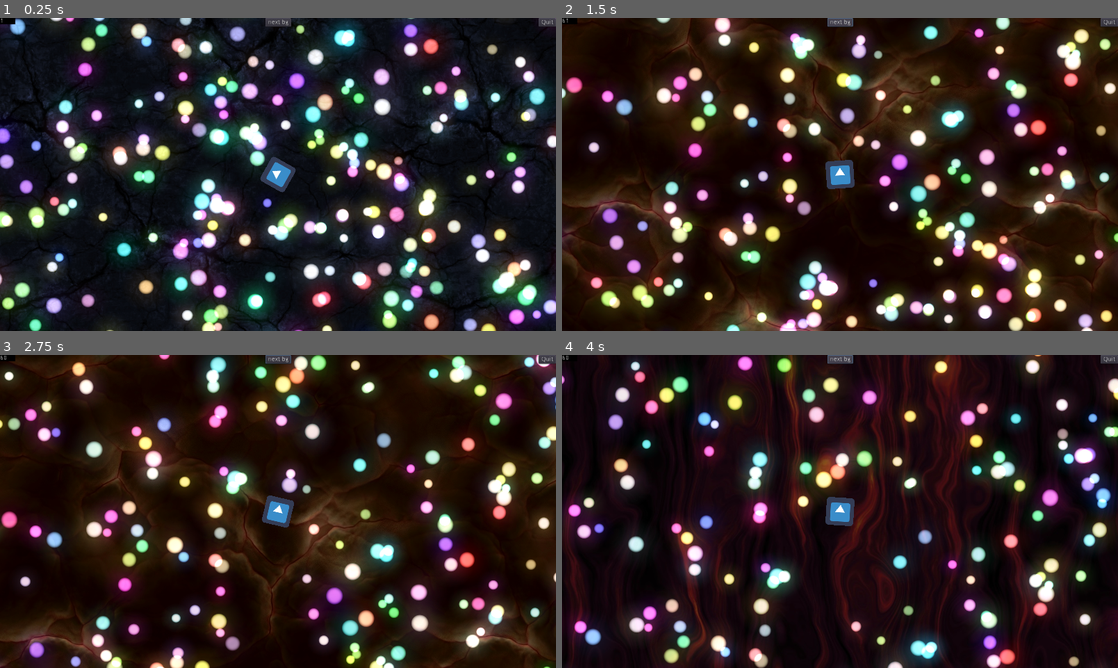
Above: before the commit, frames 1-4 (two rows, left to right).
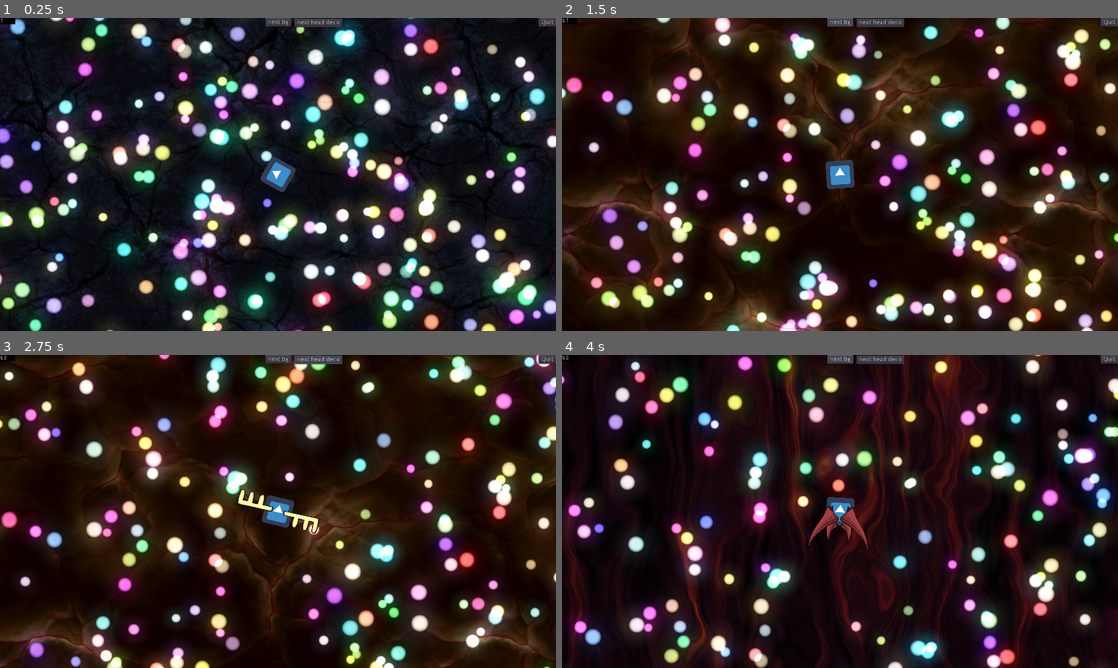
Above: after the commit, the same moments.

Repository: PostPollux/wriggly-worms
Game: Godot game, scene res://game.tscn
Two runs of this game, one before a commit and one after it. Both use one fixed random seed, a clock stepped at 60 frames per second and the inputs below. The engine's default icon, where the game draws it, is replaced by a stand-in: a white triangle on a blue panel in a dark square.
Inputs (mouse positions are in pixels of both pictures, inside the frame that each line leads up to):
- Up to frame 1 (0.25 s): no input
- Up to frame 2 (1.5 s): click "next bg" at 0.5 s; click "next bg" at 1.25 s
- Up to frame 3 (2.75 s): click (316, 358) at 2 s, where only the run after the commit has a clickable "next head deco"
- Up to frame 4 (4 s): click (878, 358) at 2.75 s, where only the run after the commit has a clickable "next head deco"; click "next bg" at 3.5 s

The runs differ from the first frame. In frame 1, 0.8% of the frame differs, in the area x 43-62%, y 0-54%; in frame 2, 0.3%; in frame 3, 0.9%; in frame 4, 1.3%, in the area x 44-62%, y 0-64%.

Commit message:
Add some head decorations

Diff:
--- a/Debug/DebugOverlay.gd
+++ b/Debug/DebugOverlay.gd
@@ -21,3 +21,7 @@
 
 func _on_Button2_pressed() -> void:
 	GameManager.Game.Map.next_background()
+
+
+func _on_Button3_pressed() -> void:
+	GameManager.Game.get_node("Worm/ActiveHead/Sprite/DecoSwitcher").activate_next()
--- a/Debug/DebugOverlay.tscn
+++ b/Debug/DebugOverlay.tscn
@@ -50,5 +50,18 @@
 __meta__ = {
 "_edit_use_anchors_": false
 }
+
+[node name="Button3" type="Button" parent="."]
+anchor_left = 0.5
+anchor_right = 0.5
+margin_left = 37.5054
+margin_top = 0.663406
+margin_right = 96.5054
+margin_bottom = 20.6634
+text = "next head deco"
+__meta__ = {
+"_edit_use_anchors_": false
+}
 [connection signal="pressed" from="Button" to="." method="_on_Button_pressed"]
 [connection signal="pressed" from="Button2" to="." method="_on_Button2_pressed"]
+[connection signal="pressed" from="Button3" to="." method="_on_Button3_pressed"]
--- a/Worms/ActiveHead.tscn
+++ b/Worms/ActiveHead.tscn
@@ -1,11 +1,14 @@
-[gd_scene load_steps=5 format=2]
+[gd_scene load_steps=8 format=2]
 
 [ext_resource path="res://Worms/ActiveHead.gd" type="Script" id=1]
 [ext_resource path="res://icon.png" type="Texture" id=2]
 [ext_resource path="res://soft-point-light.png" type="Texture" id=3]
+[ext_resource path="res://NodeSwitcher2D.tscn" type="PackedScene" id=4]
+[ext_resource path="res://Worms/HeadDecorations/antlers_512.png" type="Texture" id=5]
+[ext_resource path="res://Worms/HeadDecorations/horns_512.png" type="Texture" id=6]
 
 [sub_resource type="RectangleShape2D" id=1]
-extents = Vector2( 47.3071, 48.0488 )
+extents = Vector2( 61.5952, 48.0488 )
 
 [node name="ActiveHead" type="Node2D"]
 script = ExtResource( 1 )
@@ -22,6 +25,7 @@
 collision_mask = 3
 
 [node name="CollisionShape2D" type="CollisionShape2D" parent="Area2D"]
+position = Vector2( 22.4464, 0.440125 )
 shape = SubResource( 1 )
 
 [node name="Sprite" type="Sprite" parent="."]
@@ -29,7 +33,26 @@
 rotation = 1.5708
 texture = ExtResource( 2 )
 
-[node name="ExtraDeco" type="Sprite" parent="Sprite"]
+[node name="DecoSwitcher" parent="Sprite" instance=ExtResource( 4 )]
+
+[node name="nothing" type="Sprite" parent="Sprite/DecoSwitcher"]
+modulate = Color( 1, 0.968627, 0.698039, 1 )
+position = Vector2( 1.19164, -4.31374e-06 )
+scale = Vector2( 0.387595, 0.387595 )
+
+[node name="Antlers" type="Sprite" parent="Sprite/DecoSwitcher"]
+visible = false
+modulate = Color( 1, 0.968627, 0.698039, 1 )
+position = Vector2( 1.19164, -4.31374e-06 )
+scale = Vector2( 0.387595, 0.387595 )
+texture = ExtResource( 5 )
+
+[node name="Horns" type="Sprite" parent="Sprite/DecoSwitcher"]
+visible = false
+modulate = Color( 0.627451, 0.278431, 0.278431, 1 )
+position = Vector2( 1.19179, 39.6114 )
+scale = Vector2( 0.287879, 0.387595 )
+texture = ExtResource( 6 )
 
 [node name="Camera2D" type="Camera2D" parent="."]
 current = true
Binary file added: Worms/HeadDecorations/antlers_1024.png
Not shown, added: Worms/HeadDecorations/antlers_1024.png.import
Binary file added: Worms/HeadDecorations/antlers_512.png
Not shown, added: Worms/HeadDecorations/antlers_512.png.import
Binary file added: Worms/HeadDecorations/horns_1024.png
Not shown, added: Worms/HeadDecorations/horns_1024.png.import
Binary file added: Worms/HeadDecorations/horns_512.png
Not shown, added: Worms/HeadDecorations/horns_512.png.import
